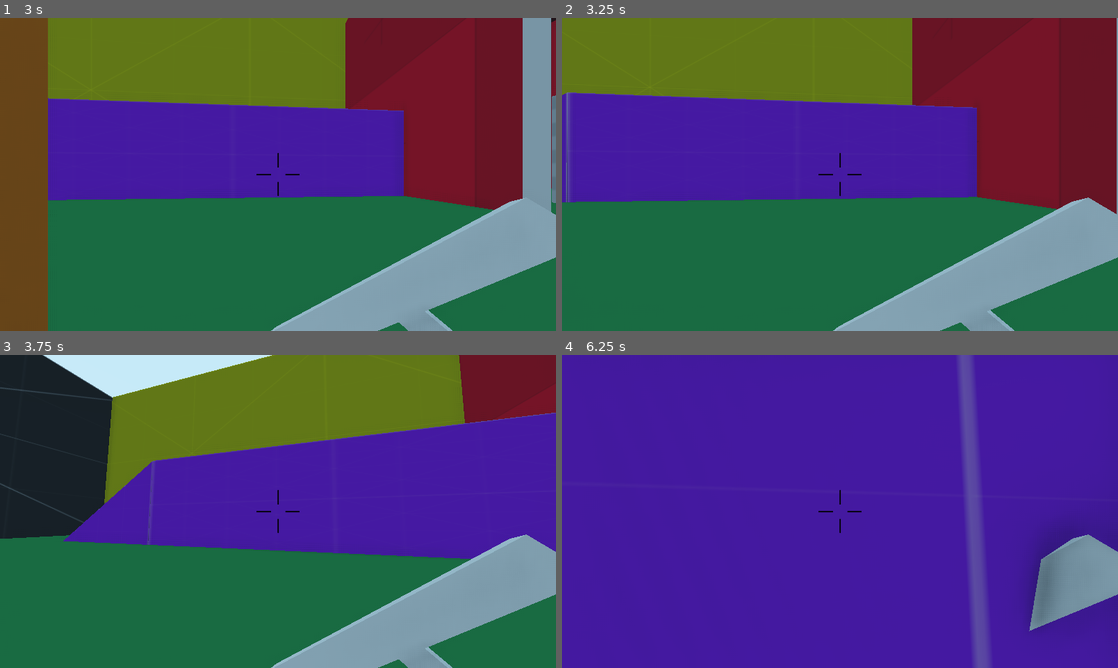
Above: before the commit, frames 1-4 (two rows, left to right).
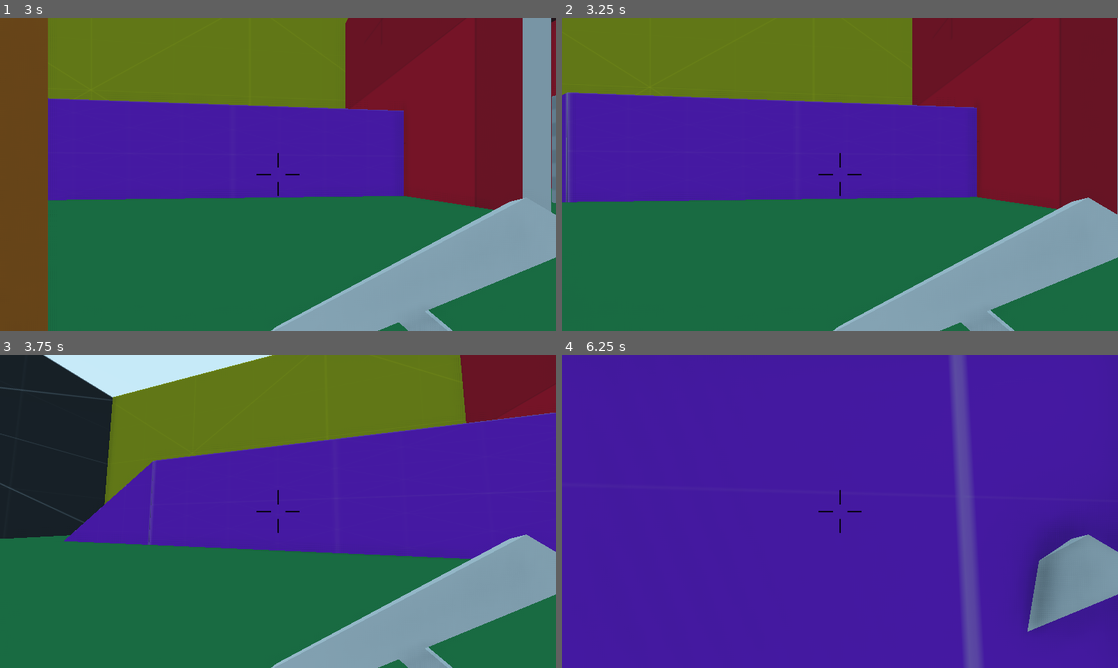
Above: after the commit, the same moments.

Repository: camgrodgers/senior-fps
Game: Godot game, scene res://Levels/JacobLevel2.tscn
Same seed, same stepped clock (60 frames per second), same inputs: the game is played once before the commit and once after it. This scene is started directly instead of the project's main scene.
Inputs (mouse positions are in pixels of both pictures, inside the frame that each line leads up to):
- Up to frame 1 (3 s): tap Enter at 0.5 s; move the mouse to (272, 180) at 0.52 s; hold Shift (sprint) 0.53-1.28 s; hold Up (move_forward) 0.53-2.78 s; tap Space (jump) at 0.77, 0.8, 1.07, 1.35, 1.52, 1.82 s; move the mouse to (316, 177) at 1.27 s; tap Shift (sprint) at 1.55 s; move the mouse to (233, 171) at 2.02 s; hold Space (jump) 2.03-2.78 s; tap C (crouch) at 2.1 s; move the mouse to (283, 174) at 2.77 s; hold A (move_left) from 2.78 s (still down); tap X (flymode) at 2.85 s
- Up to frame 2 (3.25 s): keep holding A (move_left); tap Space (jump) at 3.02 s; tap Shift (sprint) at 3.05 s
- Up to frame 3 (3.75 s): tap Space (jump) at 3.32 s; move the mouse to (255, 505) at 3.52 s; release A (move_left) at 3.53 s; hold Up (move_forward) from 3.53 s (still down); hold Space (jump) from 3.53 s (still down); tap E (interact) at 3.6 s
- Up to frame 4 (6.25 s): move the mouse to (867, 511) at 4.27 s; release Space (jump) at 4.28 s; tap Shift (sprint) at 4.35, 6.05 s; tap Space (jump) at 4.52, 4.82, 5.3, 5.75, 6.02 s; move the mouse to (812, 511) at 5.02 s; press the mouse at (812, 511) at 5.03 s; move the mouse to (851, 505) at 5.77 s; release Up (move_forward) at 5.78 s; release the mouse at (851, 505) at 5.78 s; hold D (move_right) from 5.78 s (still down); right-click (851, 505) at 5.85 s

Frame 1 is identical in both runs. In frame 2, 0.1% of the frame differs, in the area x 0-100%, y 0-63%; in frame 3, 0.2%; in frame 4, 2.9%, in the area x 69-92%, y 0-100%.

Commit message:
Fly and Sprint

Diff:
--- a/Player/Player.gd
+++ b/Player/Player.gd
@@ -96,8 +96,10 @@
 
 	direction = direction.normalized()
 
+	if Input.is_action_pressed("sprint"):
+		target_speed *= 1.25
+
 	var target = direction * target_speed
-
 
 	vel = vel.linear_interpolate(target, ACCEL * delta)
 
@@ -128,7 +130,7 @@
 	var accel: float = ACCEL if direction.dot(hvel) > 0 else DEACCEL
 
 	if is_on_floor():
-		if Input.is_action_just_pressed("jump") && !devmode:
+		if Input.is_action_just_pressed("jump"):
 			vel.y = JUMP_HEIGHT
 		else:
 			vel.y = 0
